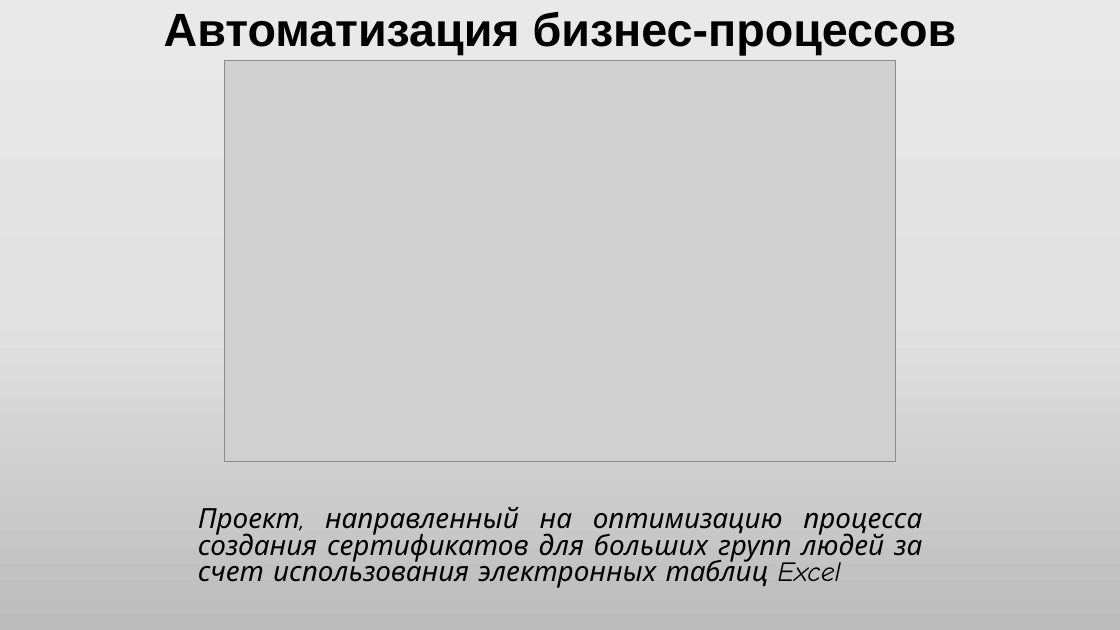
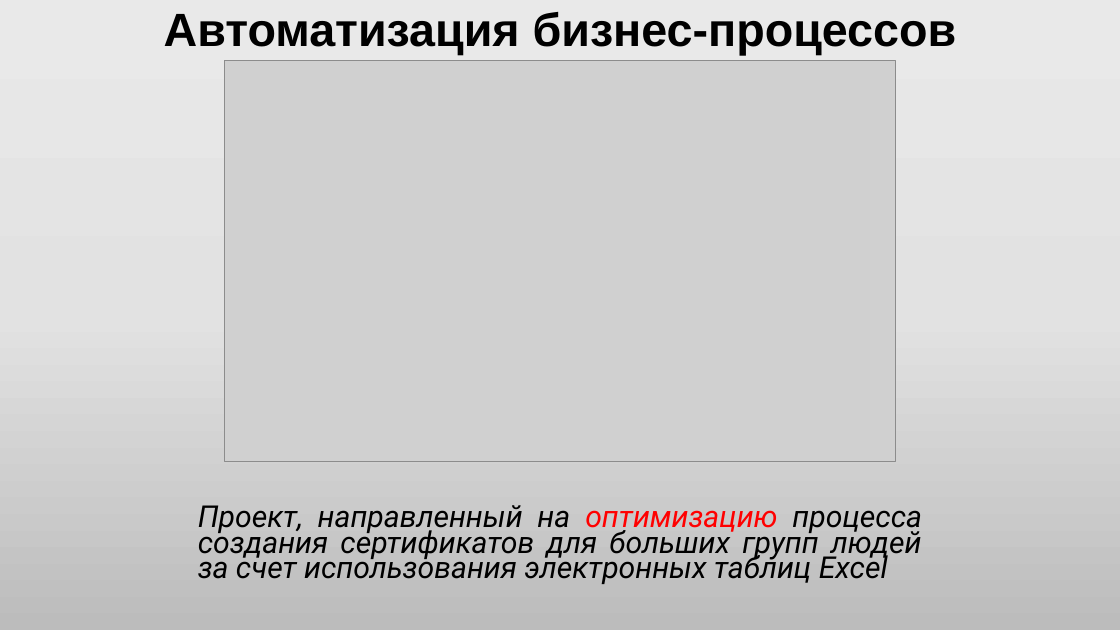
Before and after one commit to CyberBro9/aobp, a slide deck: slide 1 of ikar.pptx. Drawn at 1120x630 pixels with LibreOffice and Linux fonts; fonts in the diff are those of the drawing; grey boxes stand for pictures. Boxes give left, top, right and bottom in pixels: in the first picture for what was removed or moved away, otherwise in the second. Text is boxed around its words. In the diff, an @@ line names an element or a change of style, - is before the commit and + after.

```diff
--- a/ikar.pptx
+++ b/ikar.pptx
@@ subtitle "Проект, направленный на оптимизацию процесса ..." at [198,505,922,584]: size 23.8 to 25.9 pt, font Comic Neue to Roboto; text colour #000000 to #FF0000 in "оптимизацию"; line spacing 0.8 to 0.7 @@
```
Also in this commit, not shown: 3 slides added.
